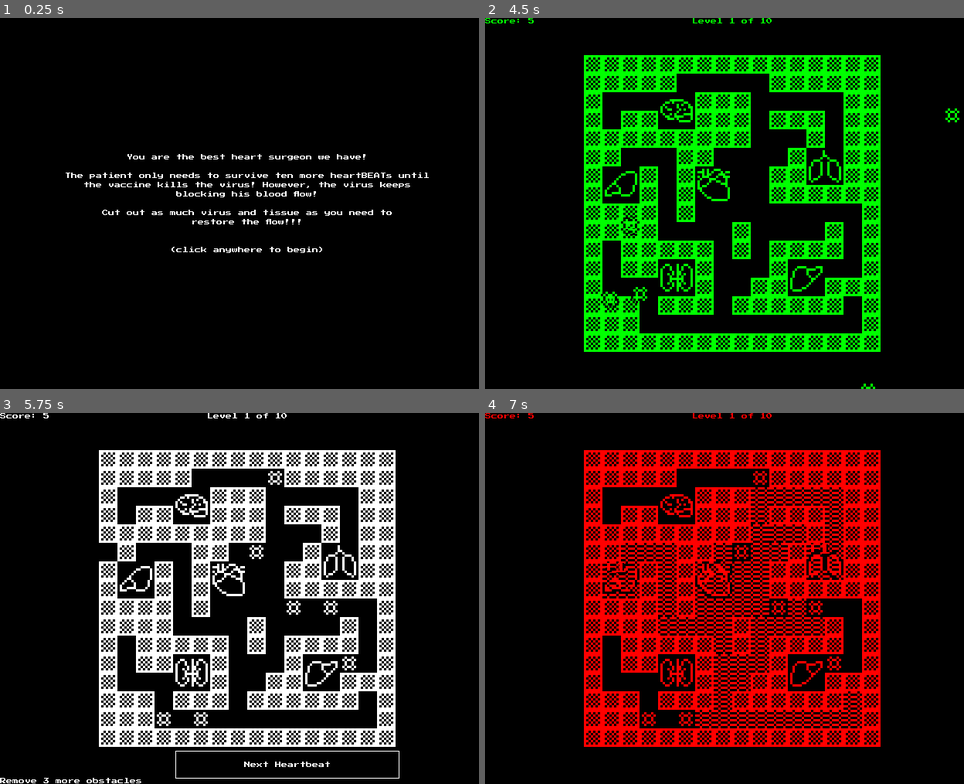
Above: before the commit, frames 1-4 (two rows, left to right).
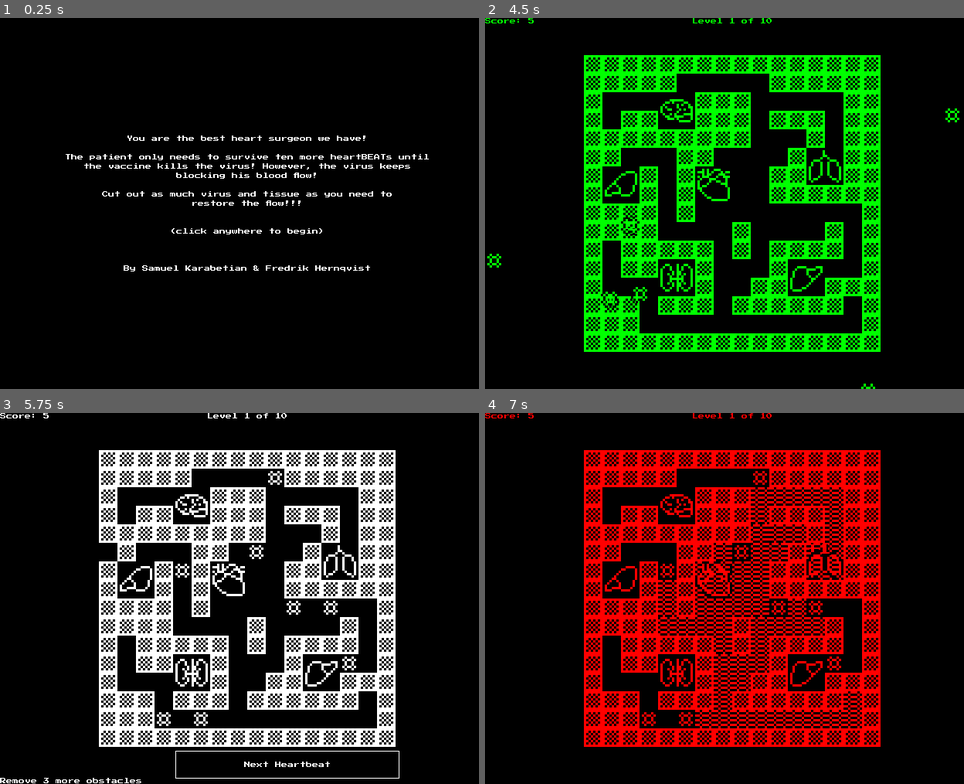
Above: after the commit, the same moments.

Repository: Hernqvist/b1t-jam
Game: Godot game, scene res://menu.tscn
The game is run twice, just before and just after one commit, with the same random seed, the same clock (stepped at 60 frames per second) and the same inputs.
Inputs (mouse positions are in pixels of both pictures, inside the frame that each line leads up to):
- Up to frame 1 (0.25 s): no input
- Up to frame 2 (4.5 s): tap Enter at 0.5 s; move the mouse to (839, 184) at 0.52 s; click (839, 184) at 0.6 s; click "Next Heartbeat" at 1.25 s; move the mouse to (633, 222) at 2.02 s; click (633, 222) at 2.1 s; move the mouse to (781, 121) at 2.77 s; click (781, 121) at 2.85 s; move the mouse to (705, 277) at 3.52 s; click (705, 277) at 3.6 s; move the mouse to (882, 259) at 4.27 s; click (882, 259) at 4.35 s
- Up to frame 3 (5.75 s): move the mouse to (100, 542) at 5.02 s; click (100, 542) at 5.1 s
- Up to frame 4 (7 s): click "Next Heartbeat" at 5.75 s; move the mouse to (758, 598) at 6.52 s; click (758, 598) at 6.6 s

The runs differ from the first frame. In frame 1, 2.9% of the frame differs, in the area x 13-90%, y 31-69%; in frame 2, less than 0.1%; in frame 3, less than 0.1%; in frame 4, 0.7%.

Commit message:
Added credits to starting text and increased viruses

Diff:
--- a/game.gd
+++ b/game.gd
@@ -48,7 +48,7 @@
 				return
 			system.clear_blood()
 			var tween := create_tween()
-			system.add_viruses(7)
+			system.add_viruses(8)
 			tween.tween_interval(1.2)
 			tween.tween_callback(set_state.bind(State.PLAYING))
 			virus_spawn_sound.play()
--- a/menu.tscn
+++ b/menu.tscn
@@ -38,7 +38,11 @@
 restore the flow!!!
 
 
-(click anywhere to begin)"
+(click anywhere to begin)
+
+
+
+By Samuel Karabetian & Fredrik Hernqvist"
 label_settings = ExtResource("3_4hy44")
 horizontal_alignment = 1
 vertical_alignment = 1
